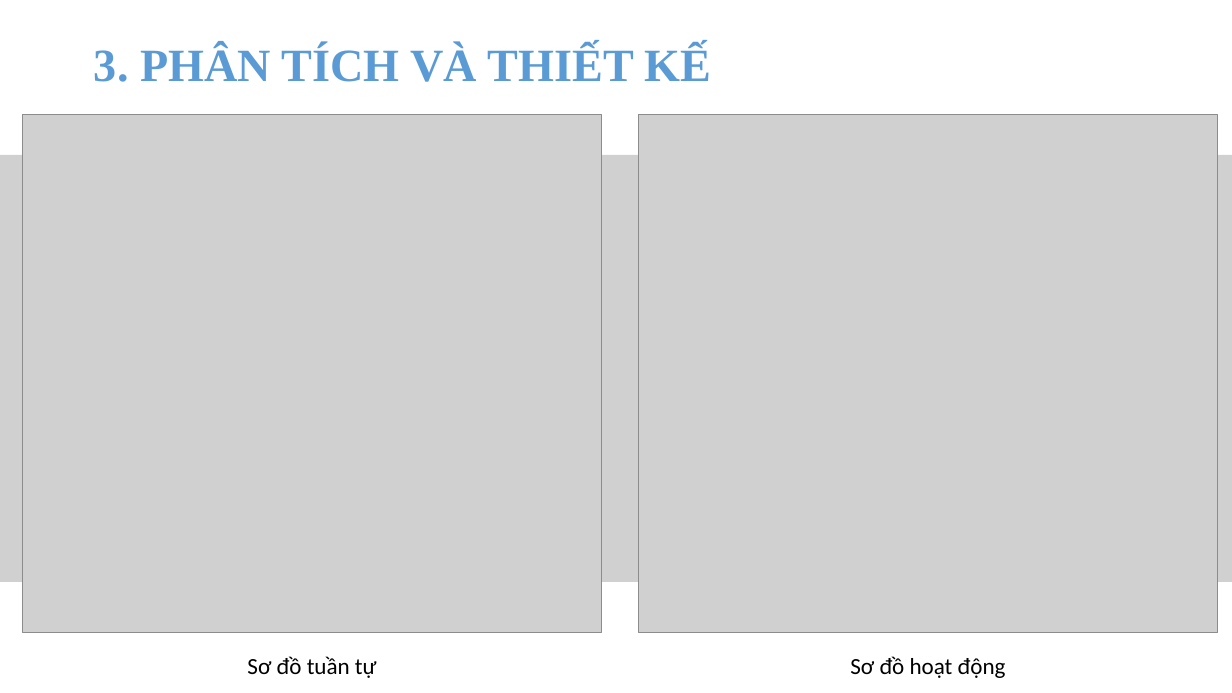
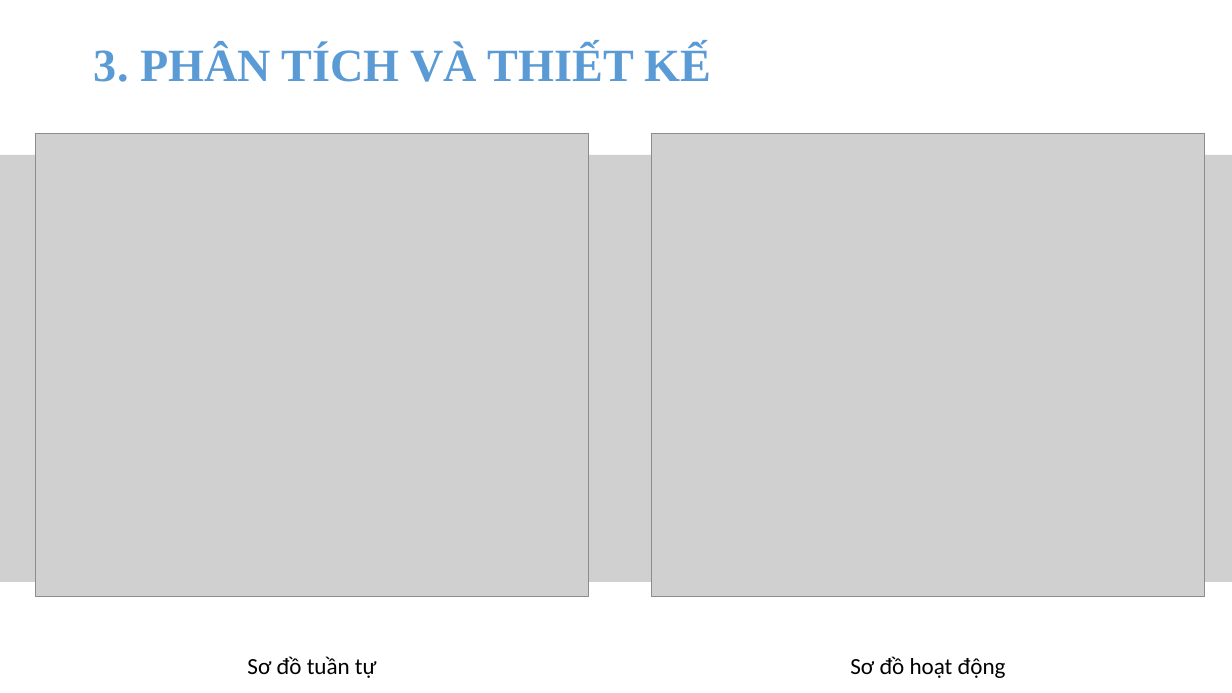
Before and after one commit to thuanvo2405/Ticket_Booking_App, a slide deck: slide 6 of SlideBaoVe.pptx. Drawn at 1232x693 pixels with LibreOffice and Linux fonts; fonts in the diff are those of the drawing; grey boxes stand for pictures. Boxes give left, top, right and bottom in pixels: in the first picture for what was removed or moved away, otherwise in the second. Text is boxed around its words. In the diff, an @@ line names an element or a change of style, - is before the commit and + after.

```diff
--- a/SlideBaoVe.pptx
+++ b/SlideBaoVe.pptx
@@ picture resized from (x1=22, y1=115, x2=602, y2=633) to (x1=35, y1=134, x2=589, y2=597) @@
@@ picture resized from (x1=639, y1=115, x2=1218, y2=633) to (x1=652, y1=134, x2=1205, y2=597) @@
@@ picture at (x1=0, y1=155, x2=1232, y2=582): outline redrawn @@
```
Also in this commit, not shown: 3 other slides changed, 13 other files.
